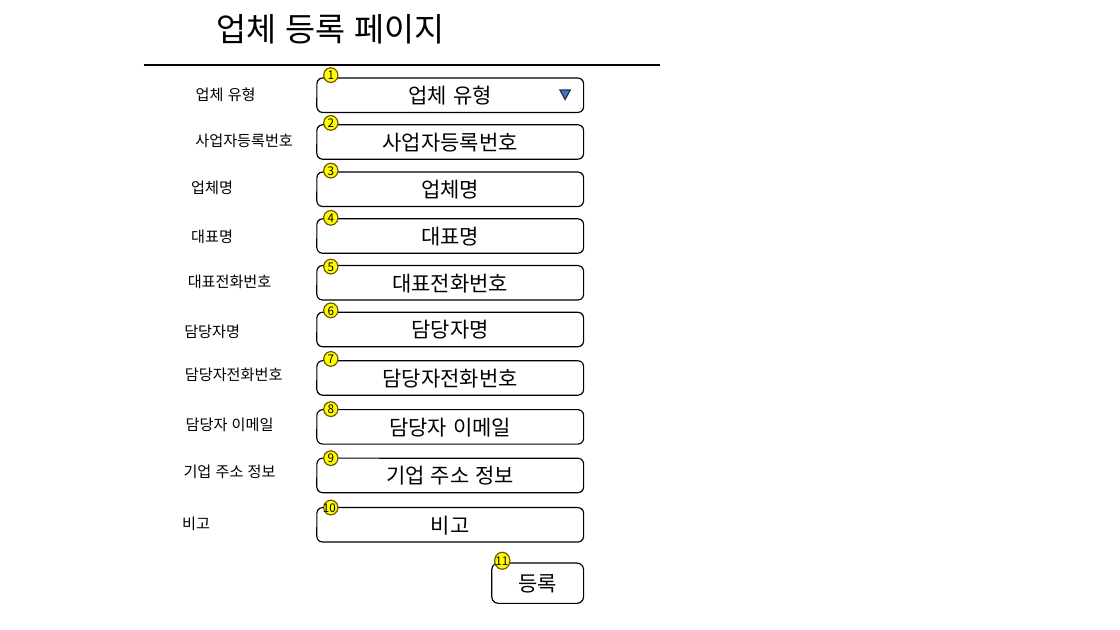
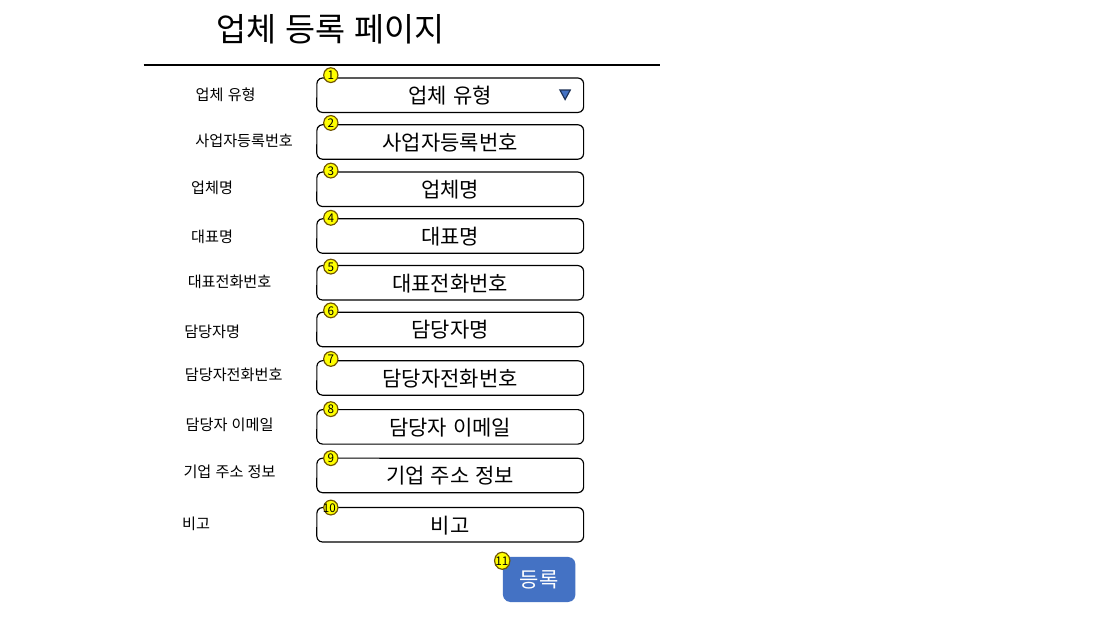
Before and after one commit to wjdgotjd28-del/mes_tripleJ, a slide deck: slide 1 of 화면 설계서/11.업체 둥록 페이지.pptx. Drawn at 1120x630 pixels with LibreOffice and Linux fonts; fonts in the diff are those of the drawing. Boxes give left, top, right and bottom in pixels: in the first picture for what was removed or moved away, otherwise in the second. Text is boxed around its words. In the diff, an @@ line names an element or a change of style, - is before the commit and + after.

```diff
--- a/화면 설계서/11.업체 둥록 페이지.pptx
+++ b/화면 설계서/11.업체 둥록 페이지.pptx
@@ rounded rectangle "등록" resized from (x1=492, y1=563, x2=583, y2=603) to (x1=503, y1=557, x2=576, y2=602) @@
@@ rounded rectangle "등록" at (x1=503, y1=557, x2=576, y2=602): text colour #000000 to #FFFFFF; fill #FFFFFF to #4472C4; outline #000000 1 pt to none @@
```
Also in this commit, not shown: 3 other files.
